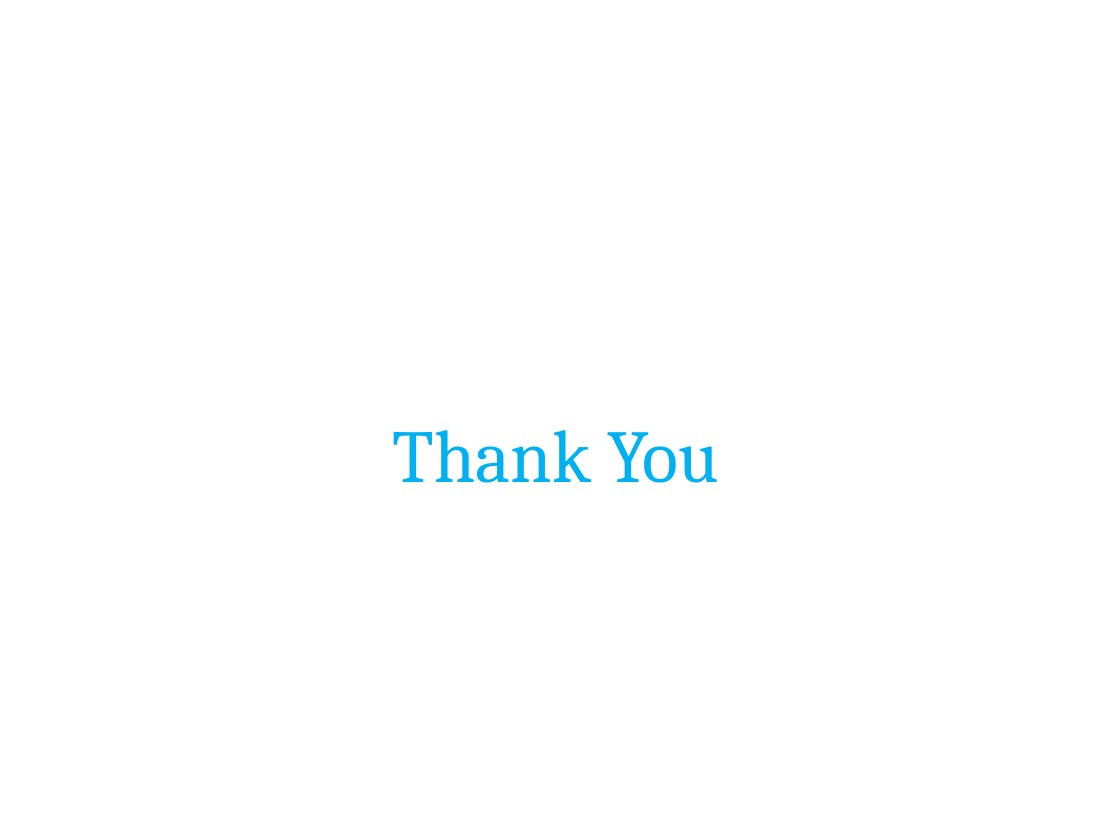
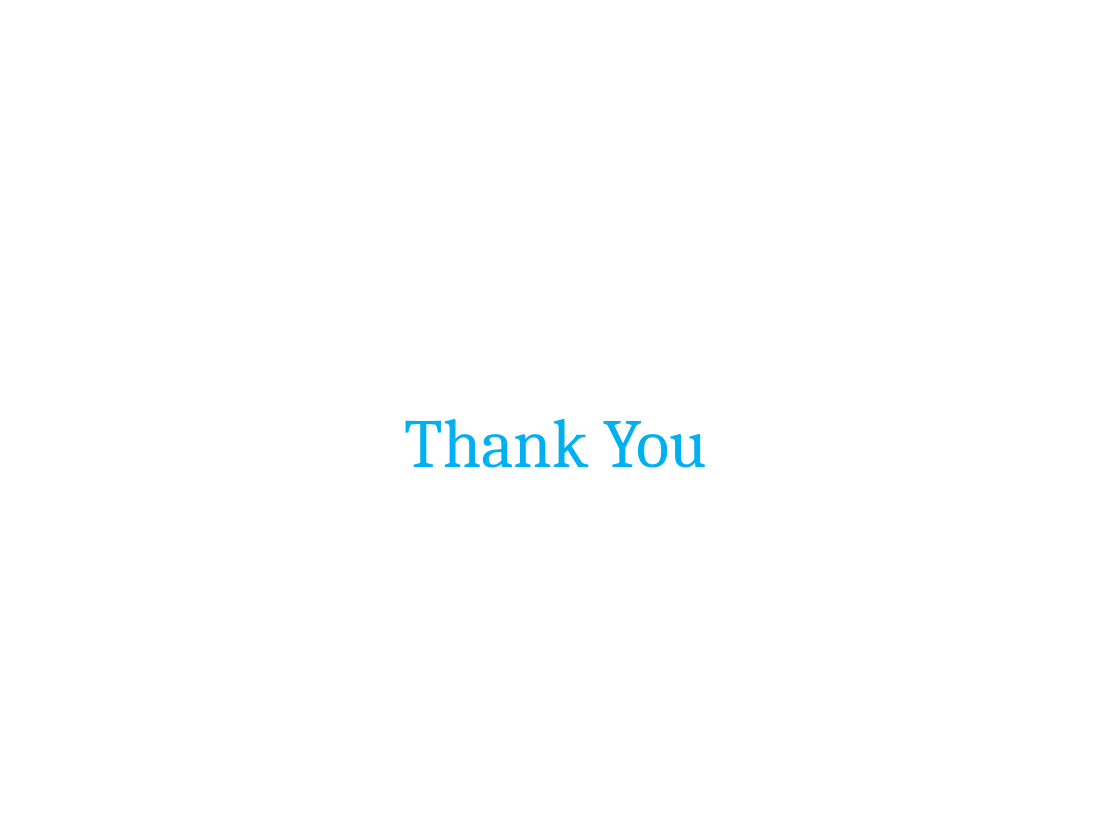
Before and after one commit to charitha09/BIT-Information-Management-System, a slide deck: slide 20 of Documents/Group14.ppt. Drawn at 1120x840 pixels with LibreOffice and Linux fonts; fonts in the diff are those of the drawing; background and template pictures are left out. Boxes give left, top, right and bottom in pixels: in the first picture for what was removed or moved away, otherwise in the second. Text is boxed around its words. In the diff, an @@ line names an element or a change of style, - is before the commit and + after.

```diff
--- a/Documents/Group14.ppt
+++ b/Documents/Group14.ppt
@@ text "Thank You" at [405,419,707,468]: size 48 to 44.4 pt; line spacing 1 to 0.9 @@
```
Also in this commit, not shown: 2 other slides changed.
